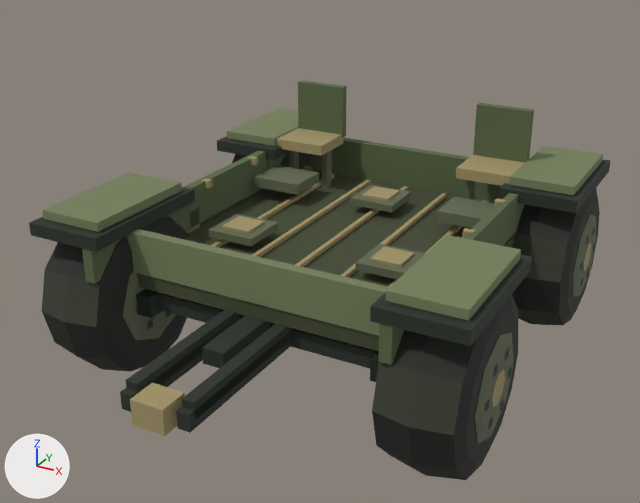
What one commit did to the Blender file assets/models/wagons/wagon_repair.blend.
Before and after are seen from a 50 mm camera at (3.99, -7.85, 4.92) aimed at (0.07, -0.72, 1.36). Lighting does not change. The marker at lower left points along +X, +Y and +Z. The picture after the commit comes second.

In view in the first picture: 'AllTerrainTire.004', 'AllTerrainTire.005', 'AllTerrainTire.007', 'DrawbarFrame.001', 'WagonDeck.001', 'WagonDetails_repair' and 1 more.
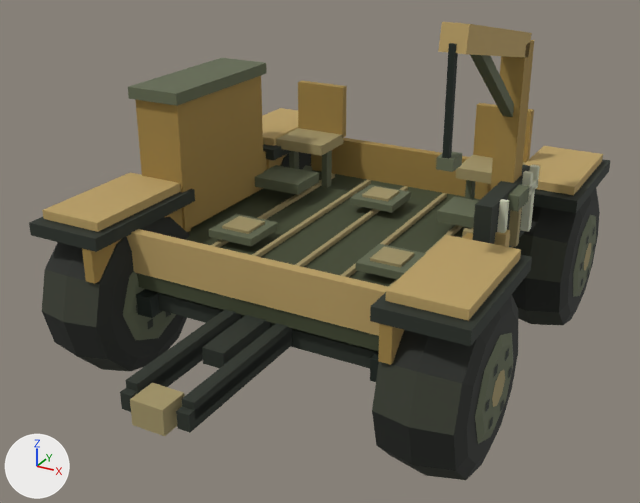
Boxes [x1, y1, x2, y2] around the edits, measured in the pictures (640 x 503 px; the box of a moved part takes in the faces that stretch with it):
'WagonDeck.001', recoloured (green to brown)
    both: [40, 81, 605, 365]
'WagonDetails_repair', reshaped (mostly hidden before)
    before: [187, 203, 200, 233]
    after: [128, 22, 540, 248]
part 1 of me_militarywagondetail_repair, added (brown)
    after: [135, 76, 264, 231]
part 2 of me_militarywagondetail_repair, added (green)
    after: [128, 58, 267, 106]
part 3 of me_militarywagondetail_repair, added (brown)
    after: [490, 40, 534, 248]
part 4 of me_militarywagondetail_repair, added
    after: [442, 43, 458, 159]
part 5 of me_militarywagondetail_repair, moved or reshaped (not visible before)
    after: [436, 152, 462, 172]
part 6 of me_militarywagondetail_repair, added
    after: [473, 165, 530, 247]
part 7 of me_militarywagondetail_repair, added
    after: [520, 190, 535, 232]
part 8 of me_militarywagondetail_repair, added
    after: [529, 180, 538, 196]
part 9 of me_militarywagondetail_repair, added
    after: [529, 165, 540, 185]
part 10 of me_militarywagondetail_repair, added
    after: [522, 171, 533, 192]
part 11 of me_militarywagondetail_repair, added
    after: [509, 208, 522, 247]
part 12 of me_militarywagondetail_repair, added (green)
    after: [508, 185, 529, 212]
part 13 of me_militarywagondetail_repair, added
    after: [497, 199, 509, 233]
part 14 of me_militarywagondetail_repair, added (mostly hidden)
    after: [494, 230, 510, 247]
part 15 of me_militarywagondetail_repair, deleted (mostly hidden)
    before: [187, 207, 200, 233]
part 16 of me_militarywagondetail_repair, deleted (mostly hidden)
    before: [189, 203, 197, 212]
part 17 of me_militarywagondetail_repair, added (brown)
    after: [438, 22, 532, 117]

The change, as a list of edits to the scene's bpy script:
```text
Change me_militarywagon_repair:
    where me_militarywagon_repair.from_pydata(...)  # 472 vertices, 708 faces; spans x -2.21..2.21, y -3.22..2.38, z 0.56..2.45
    remove me_militarywagon_repair.materials.append(mat_military_wagon_palette)  # picture img_wagon_palette_png
    add me_militarywagon_repair.materials.append(mat_military_wagon_repair_palette)  # picture img_wagon_repair_palette_png
Change me_militarywagondetail_repair:
    used by ob_wagondetails_repair; parent = ob_steeringwheeltrailer_001; location = (0.0, 0.0, 0.0)
    remove me_militarywagondetail_repair.from_pydata(...)  # 32 vertices, 48 faces; spans x -1.76..1.74, y -1.37..-0.59, z 1.27..1.57
    remove me_militarywagondetail_repair.materials.append(mat_military_wagon_palette)  # picture img_wagon_palette_png
    add me_militarywagondetail_repair.from_pydata(...)  # 248 vertices, 372 faces; spans x -2.05..1.88, y -1.52..0.69, z 1.36..3.83
    me_militarywagondetail_repair part 1: a new loose piece, a box spanning x -1.97..-1.43, y -0.93..0.63, z 1.36..2.74, in mat_military_wagon_repair_palette (picture img_wagon_repair_palette_png)
    me_militarywagondetail_repair part 2: a new loose piece, a box spanning x -2.01..-1.39, y -0.99..0.69, z 2.72..2.84, in mat_military_wagon_repair_palette (picture img_wagon_repair_palette_png)
    me_militarywagondetail_repair part 3: a new loose piece, a box spanning x 1.52..1.74, y 0.07..0.33, z 1.38..3.42, in mat_military_wagon_repair_palette (picture img_wagon_repair_palette_png)
    me_militarywagondetail_repair part 4: a new loose piece, a box spanning x 1.602..1.658, y -1.508..-1.452, z 2.72..3.68, in mat_military_wagon_repair_palette (picture img_wagon_repair_palette_png)
    me_militarywagondetail_repair part 5: the loose piece of 8 vertices spanning x 1.56..1.68, y -1.09..-0.87, z 1.48..1.56 is moved by (0.01, -0.44, 1.22), in mat_military_wagon_repair_palette (picture img_wagon_repair_palette_png)
    me_militarywagondetail_repair part 6: a new loose piece, a box spanning x 1.62..1.78, y -0.66..0.66, z 1.46..2.12, in mat_military_wagon_repair_palette (picture img_wagon_repair_palette_png)
    me_militarywagondetail_repair part 7: a new loose piece, a box spanning x 1.78..1.86, y 0.33..0.43, z 1.545..1.995, in mat_military_wagon_repair_palette (picture img_wagon_repair_palette_png)
    me_militarywagondetail_repair part 8: a new loose piece, a box spanning x 1.78..1.86, y 0.235..0.525, z 1.955..2.045, in mat_military_wagon_repair_palette (picture img_wagon_repair_palette_png)
    me_militarywagondetail_repair part 9: a new loose piece, a box spanning x 1.78..1.86, y 0.455..0.525, z 2.0..2.18, in mat_military_wagon_repair_palette (picture img_wagon_repair_palette_png)
    me_militarywagondetail_repair part 10: a new loose piece, a box spanning x 1.78..1.86, y 0.235..0.305, z 2.0..2.18, in mat_military_wagon_repair_palette (picture img_wagon_repair_palette_png)
    me_militarywagondetail_repair part 11: a new loose piece, a box spanning x 1.775..1.865, y -0.08..0.0, z 1.54..2.02, in mat_military_wagon_repair_palette (picture img_wagon_repair_palette_png)
    me_militarywagondetail_repair part 12: a new loose piece, a box spanning x 1.75..1.88, y -0.2..0.12, z 1.95..2.1, in mat_military_wagon_repair_palette (picture img_wagon_repair_palette_png)
    me_militarywagondetail_repair part 13: a new loose piece, a box spanning x 1.785..1.855, y -0.47..-0.41, z 1.82..2.12, in mat_military_wagon_repair_palette (picture img_wagon_repair_palette_png)
    me_militarywagondetail_repair part 14: a new loose piece, a box spanning x 1.76..1.88, y -0.5..-0.38, z 1.54..1.82, in mat_military_wagon_repair_palette (picture img_wagon_repair_palette_png)
    me_militarywagondetail_repair part 15: the loose piece of 8 vertices spanning x -1.74..-1.5, y -1.37..-0.59, z 1.27..1.51 is deleted
    me_militarywagondetail_repair part 16: the loose piece of 8 vertices spanning x -1.76..-1.48, y -1.32..-0.64, z 1.51..1.57 is deleted
    me_militarywagondetail_repair part 17: 16 vertices added at x 1.52..1.74, y -1.5..0.23, z 2.68..3.83
    other edits to the shape of me_militarywagondetail_repair do not show in these pictures
    add me_militarywagondetail_repair.materials.append(mat_military_wagon_repair_palette)  # picture img_wagon_repair_palette_png
```
